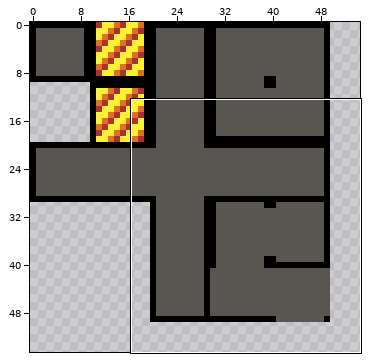
A pixel-art file gets an edit: examples/game/dev/graphics/master.aseprite. The first picture is a wide view before the edit; the outline marks the close-up.
Close-up. The starting point:
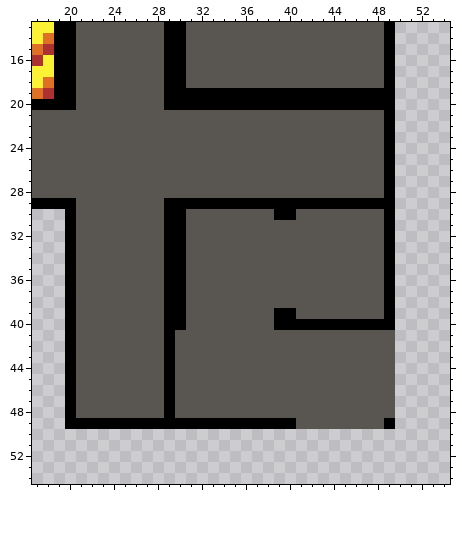
100x100 pixels, 1 frame. Shown: x 17..54, y 13..54. The wide view leaves out empty margins.
After the commit:
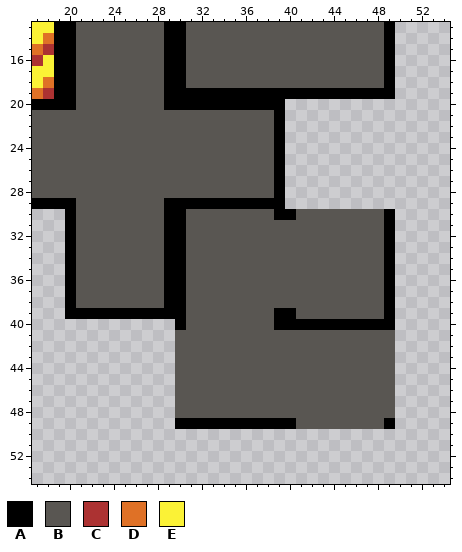
Palette (. is transparent): A #000000  B #595652  C #ac3232  D #df7126  E #fbf236
From old to new:
The author changed colour B to colour A in rows 21 to 28 at x 39; in row 39 at x 21 to 28.
The author cleared colour A in row 20 at x 40 to 49; in rows 21 to 28 at x 49; in row 29 at x 40 to 49; in rows 40 to 48 at x 20 and 29; in row 49 at x 20 to 29.
The author cleared colour B in rows 21 to 28 at x 40 to 48; in rows 40 to 48 at x 21 to 28.
Changed places in both close-ups, as pixel boxes (x1, y1, x2, y2):
changed: (274, 99, 395, 209)
changed: (65, 308, 175, 429)
